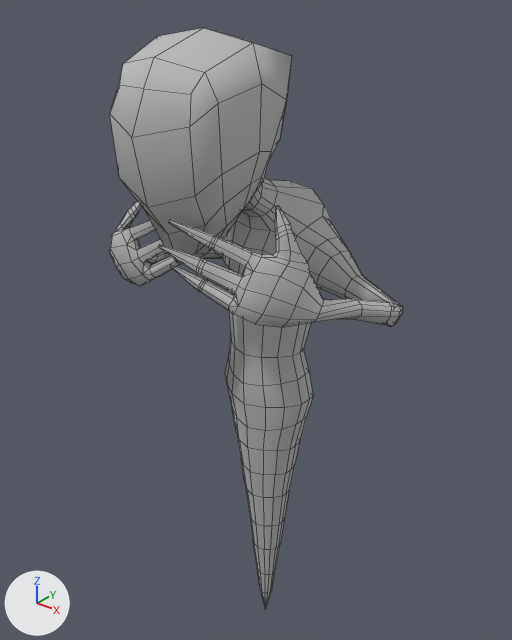
The Blender file Assets/FBX/Enemy Models/Darkling.blend as it was, and as the next commit left it.
Rendered twice from a 50 mm lens placed at (6.98, -9.48, 12.15), pointed at (-0.27, -0.42, 6.54). Arrows for +X, +Y and +Z are at lower left; the lights stay in place. Both versions are drawn at frame 0 of the action 'Idle'; the numbers are the values there. Mesh edges are drawn as thin lines.

The scene before the commit, as lines of its bpy script (objects in view):
```python
me_untitled = bpy.data.meshes.new('Untitled')
me_untitled.from_pydata(...)  # 841 vertices, 854 faces; spans x -2.6..2.64, y -8.17..3.84, z -1.36..2.53
me_untitled.materials.append(mat_lambert1)  # grey #bcbcbc
ob_darkling1_roadkillout = bpy.data.objects.new('darkling1:RoadKillOut', me_untitled)
ob_darkling1_roadkillout.location = (0.0, -0.76, 7.69)
ob_darkling1_roadkillout.rotation_euler = (1.571, 0.0, 0.0)  # degrees (90, 0, 0)
```
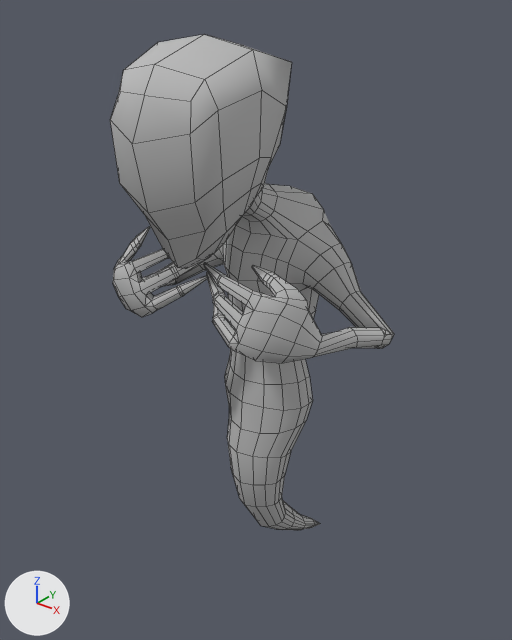
Commit message: Added some starter darkling animations

Pixel boxes (x1, y1, x2, y2) of what changed, in the pictures (512 x 640 px):
```json
{"object": "darkling1:RoadKillOut", "change": "reshaped", "before": [110, 28, 403, 609], "after": [110, 34, 394, 530], "on screen": "15% shorter"}
```

The change, as JSON lines over the scene's bpy script:
```json
{"block": "me_untitled", "where": "# used by ob_darkling1_roadkillout; location = (0.0, -0.76, 7.69); rotation_euler = (1.571, 0.0, 0.0), in degrees (90, 0, 0)"}
{"op": "remove", "block": "me_untitled", "code": "me_untitled.from_pydata(...)  # 841 vertices, 854 faces; spans x -2.6..2.64, y -8.17..3.84, z -1.36..2.53"}
{"op": "add", "block": "me_untitled", "code": "me_untitled.from_pydata(...)  # 841 vertices, 854 faces; spans x -2.45..2.5, y -7.19..3.76, z -2.41..2.53"}
{"block": "me_untitled", "change": "me_untitled part 1: 841 of 841 vertices moved; they spanned x -2.6..2.64, y -8.17..3.84, z -1.36..2.53 and now span x -2.45..2.5, y -7.19..3.76, z -2.41..2.53; mean shift (-0.01, -0.29, -0.09); largest move (0.04, -8.17, -0.3) -> (0.04, -7.19, -2.41)"}
```
